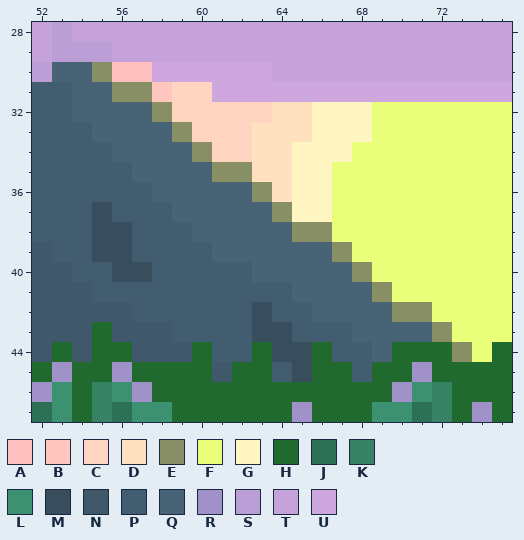
Edited in one commit: pixel-art file (Aseprite WIP/coverpg/title.aseprite). That is the earlier state.
256x64 pixels, 1 frame. Shown: x 52..75, y 28..47. The commit also changed other parts of the picture, which this record leaves out.
Visible layers, top first: "grass front", "grass", "front clouds", "behind cloud", "sun", "background".
Palette (. is transparent): A #ffc0c0  B #ffc7c0  C #ffd4c0  D #ffe1c0  E #888f64  F #e9ff79  G #fff5c0  H #206a2f  J #2d7055  K #358364  L #3c9270  M #384e5d  N #3f586a  P #435d70  Q #496376  R #a091c9  S #bc9ed6  T #c5a3da  U #cea7de
Pixels before, first column x 52:
28 TSTTTTTTTTTTTTTTTTTTTTTT
29 TSSSTTTTTTTTTTTTTTTTTTTT
30 SQQEAAUUUUUUTTTTTTTTTTTT
31 PPQQEEBCCUUUUUUUUUUUUUUU
32 PPQQQQECCCCCDDGGGFFFFFFF
33 PPPQQQQECCCDDDGGGFFFFFFF
34 PPPPQQQQECCDDGGGFFFFFFFF
35 PPPPPQQQQEEDDGGFFFFFFFFF
36 PPPPPPQQQQQEDGGFFFFFFFFF
37 PPPMPPPQQQQQEGGFFFFFFFFF
38 PPPMMPPPQQQQQEEFFFFFFFFF
39 NPPMMPPPPQQQQQQEFFFFFFFF
40 NNPPMMPPPPPQQQQQEFFFFFFF
41 NNNPPPPPPPPPPQQQQEFFFFFF
42 NNNNNPPPPPPMPPQQQQEEFFFF
43 NNNHNNNPPPPMMPPPQQQQEFFF
44 NHNHHNNNHPPHMMHPPQHHHEFH
45 HRHHRHHHHNHHPMHHPHHRHHHH
46 RLHKLRHHHHHHHHHHHHRLKHHH
47 JLHKJLLHHHHHHRHHHLLJKHRH
The result:
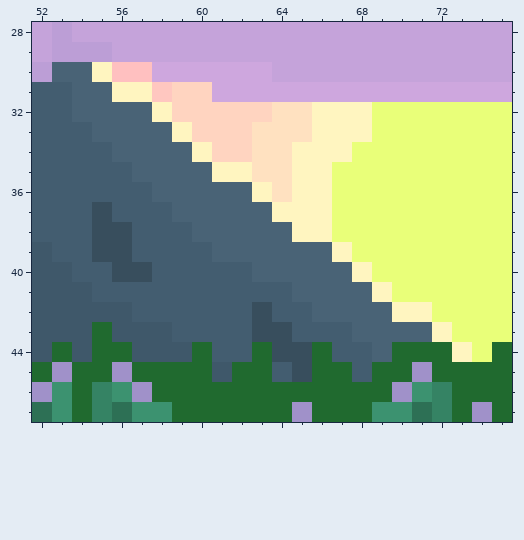
Edits made:
Layer "behind cloud":
Colour E becomes colour G in row 30 at x 55; in row 31 at x 56 to 57; in row 32 at x 58; in row 33 at x 59; in row 34 at x 60; in row 35 at x 61 to 62.
Colour E becomes colour G in row 36 at x 63; in row 37 at x 64; in row 38 at x 65 to 66; in row 39 at x 67; in row 40 at x 68; in row 41 at x 69.
Colour E becomes colour G in row 42 at x 70 to 71; in row 43 at x 72; in row 44 at x 73.
Changed places in both pictures, as pixel boxes (x1, y1, x2, y2):
changed: (92, 62, 472, 362)
